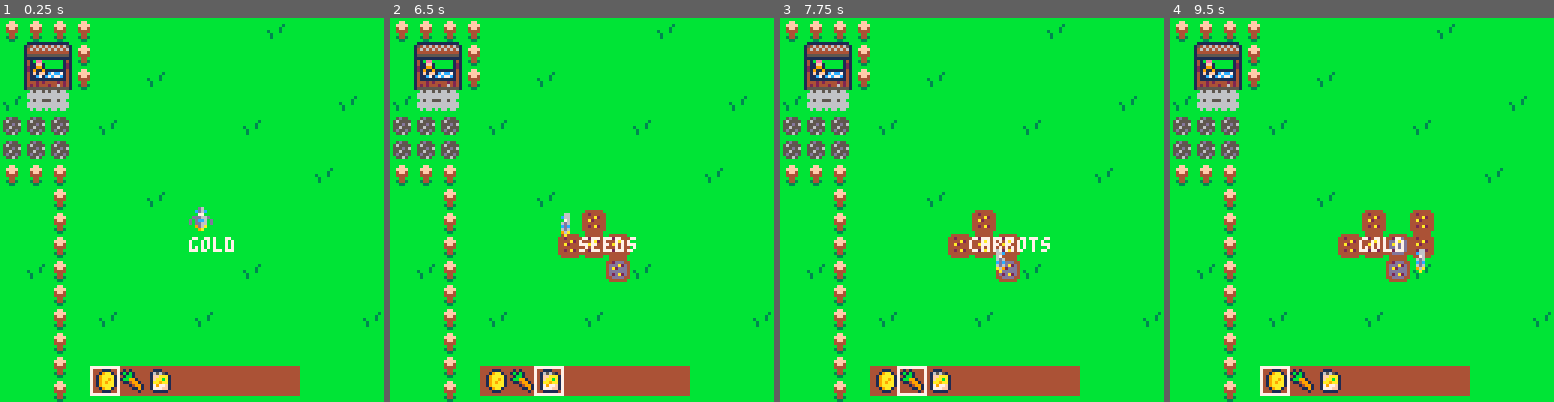
Above: before the commit, frames 1-4 (left to right).
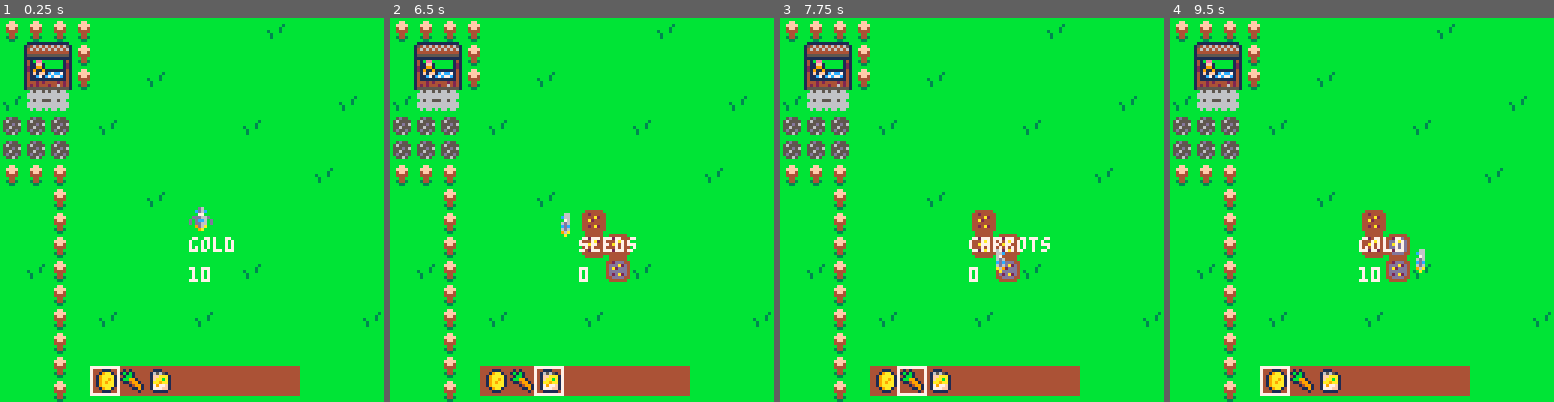
Above: after the commit, the same moments.

Repository: whykay/spacecat-farming
Game: PICO-8 cartridge farm.p8
Two runs of this game, one before a commit and one after it. Both use one fixed random seed, a clock stepped at 60 frames per second and the inputs below.
Inputs:
- Up to frame 1 (0.25 s): no input
- Up to frame 2 (6.5 s): tap O (Z key) at 0.33, 0.7, 1.43, 2.22, 3.1, 3.98, 4.87, 5.75 s; tap X (X key) at 1.07, 2.07, 2.4, 2.73, 3.07, 3.4, 3.73, 4.07, 4.4, 4.73, 5.07, 5.4, 5.73, 6.07, 6.4 s; hold Left 1.97-2.37 s; hold Down 2.42-2.82 s; hold Right 2.87-3.53 s; hold Up 3.58-4.08 s; hold Right 4.13-4.53 s; hold Down 4.58-5.08 s; hold Left 5.13-5.8 s; hold Up 5.85-6.18 s; hold Left from 6.23 s (still down)
- Up to frame 3 (7.75 s): release Left at 6.63 s; tap O (Z key) at 6.63, 7.52 s; hold Down 6.68-7.08 s; tap X (X key) every 0.33 s from 6.73 to 7.73 s; hold Right from 7.13 s (still down)
- Up to frame 4 (9.5 s): release Right at 7.8 s; hold Up 7.85-8.35 s; tap X (X key) every 0.33 s from 8.07 to 9.4 s; hold Right 8.4-8.8 s; tap O (Z key) at 8.4, 9.28 s; hold Down 8.85-9.35 s; hold Left from 9.4 s (still down)

The runs differ from the first frame. In frame 1, 0.1% of the frame differs, in the area x 49-55%, y 64-69%; in frame 2, 0.4%; in frame 3, 0.4%; in frame 4, 1.2%, in the area x 43-69%, y 50-69%.

Commit message:
farm tut 13 - plant seeds and pick up carrots - correct amt adjusted for both. Not receiving any seeds when picking up carrots atm.

Diff:
--- a/farm.p8
+++ b/farm.p8
@@ -74,15 +74,18 @@
 			--plant seeds on blank tiles
 			--if seeds > 0 then
 			if inv[sel].name == "seeds" then
-				--seeds -= 1
-				mset(ptx, pty, 3)
-				add(patches, {
-						sx = flr(ptx),
-						sy = flr(pty),
-						watered = false,
-						tig = 0 --time in ground
-				})
-
+				if inv[sel].amt > 0 then
+					--seeds -= 1
+					inv[sel].amt -= 1
+
+					mset(ptx, pty, 3)
+					add(patches, {
+							sx = flr(ptx),
+							sy = flr(pty),
+							watered = false,
+							tig = 0 --time in ground
+					})
+				end
 			end
 		elseif mget(ptx, pty) ==  3 then
 			--water seeds
@@ -218,11 +221,17 @@
 	rect(21+sel*9, 116, 30+sel*9, 125, 7)
 
 	print(inv[sel].name, 63, 73, 7)
+	print(inv[sel].amt, 63, 83, 7)
 end
 
 function harvest()
-	carrots += 1
-	seeds += flr(rnd(4))
+	--carrots += 1
+	--seeds += flr(rnd(4))
+	for i in all(inv) do
+		if i.name == "carrots" then
+			i.amt += 1
+		end
+	end
 end
 __gfx__
 000000000000000004444440044444400444444004444440000000000000000000000000000000000000000000000000000d600000066000000660000006d000
